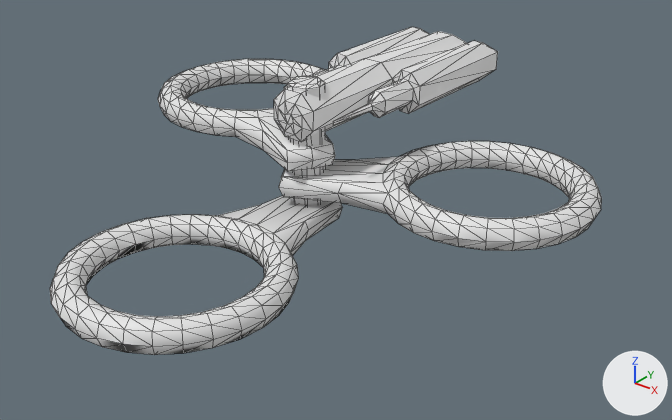
The COLLADA model objects3d/RaidDroneProjectile.dae as it was, and as the next commit left it.
Both versions are drawn from a 50 mm camera at (2.62, -3.09, 1.99) aimed at (0.21, -0.08, 0.12). Lighting does not change. The marker at lower right points along +X, +Y and +Z. Mesh edges are drawn as thin lines. Materials are left out; every surface is plain grey. Where no turn or scale is listed for an object, it has been applied to the vertices.

Before the edit, the objects in view are built like this:
```python
me_dronemesh = bpy.data.meshes.new('DroneMesh')
me_dronemesh.from_pydata(...)  # 852 vertices, 1696 faces; spans x -1.24..1.24, y -1.57..1.04, z -0.59..0.14
me_dronemesh.materials.append(mat_material__25)
ob_drone = bpy.data.objects.new('Drone', me_dronemesh)
ob_drone.location = (-0.007, 0.18, 0.545)
```
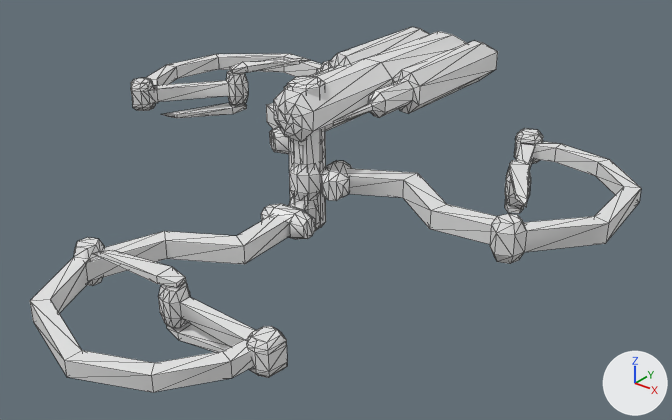
Commit message: added raiddroneProjectile

The change, as a list of edits to the scene's bpy script:
```text
Change me_dronemesh:
    used by ob_drone; location = (-0.007, 0.18, 0.545)
    remove me_dronemesh.from_pydata(...)  # 852 vertices, 1696 faces; spans x -1.24..1.24, y -1.57..1.04, z -0.59..0.14
    add me_dronemesh.from_pydata(...)  # 816 vertices, 1546 faces; spans x -1.42..1.35, y -1.74..1.04, z -0.64..0.14
    me_dronemesh part 1: the loose piece of 236 vertices spanning x -1.24..0.15, y -0.38..0.71, z -0.27..-0.12 is rebuilt with 44 vertices and now spans x -0.67..0.08, y -0.28..0.73, z -0.28..-0.1
    me_dronemesh part 2: the loose piece of 236 vertices spanning x -0.15..1.24, y -0.36..0.71, z -0.41..-0.27 is rebuilt with 44 vertices and now spans x 0.58..1.35, y -0.25..0.84, z -0.42..-0.24
    me_dronemesh part 3: the loose piece of 236 vertices spanning x -0.5..0.51, y -1.57..-0.09, z -0.56..-0.42 is rebuilt with 44 vertices and now spans x -0.42..0.08, y -1.26..-0.14, z -0.6..-0.41
    me_dronemesh part 4: 244 vertices added at x -0.24..1.1, y -0.43..0.86, z -0.57..-0.12
    me_dronemesh part 5: 148 vertices added at x -1.42..-0.5, y -0.24..0.8, z -0.33..-0.06
    me_dronemesh part 6: 148 vertices added at x -0.46..0.72, y -1.74..-1.11, z -0.64..-0.38
```

What differs and where, as boxes (x1, y1, x2, y2) in the pictures (672 x 420 px):
'Drone', reshaped (11% wider, 11% taller)
    before: (50, 27, 602, 355)
    after: (30, 27, 641, 392)
part 1 of me_dronemesh, rebuilt
    before: (158, 59, 335, 171)
    after: (266, 69, 321, 129)
part 2 of me_dronemesh, rebuilt (53% narrower, 12% taller)
    before: (279, 141, 602, 251)
    after: (490, 141, 641, 264)
part 3 of me_dronemesh, rebuilt (21% narrower, 47% shorter)
    before: (50, 196, 342, 355)
    after: (86, 197, 317, 281)
part 4 of me_dronemesh, added
    after: (261, 127, 543, 244)
part 5 of me_dronemesh, added
    after: (131, 54, 330, 118)
part 6 of me_dronemesh, added
    after: (30, 237, 287, 392)
